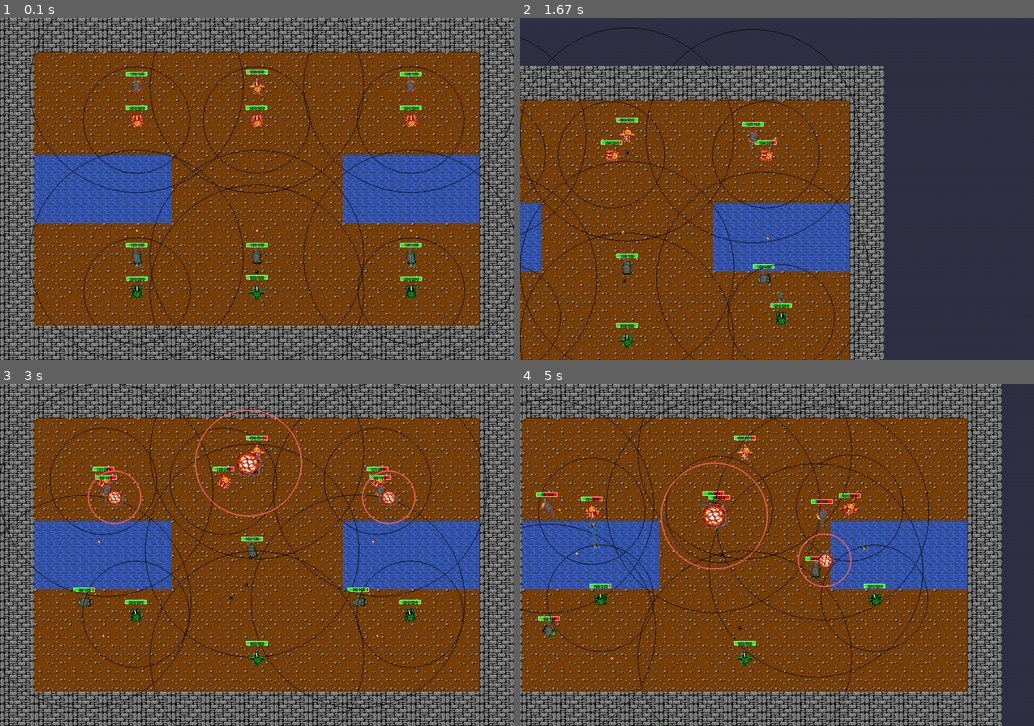
Above: before the commit, frames 1-4 (two rows, left to right).
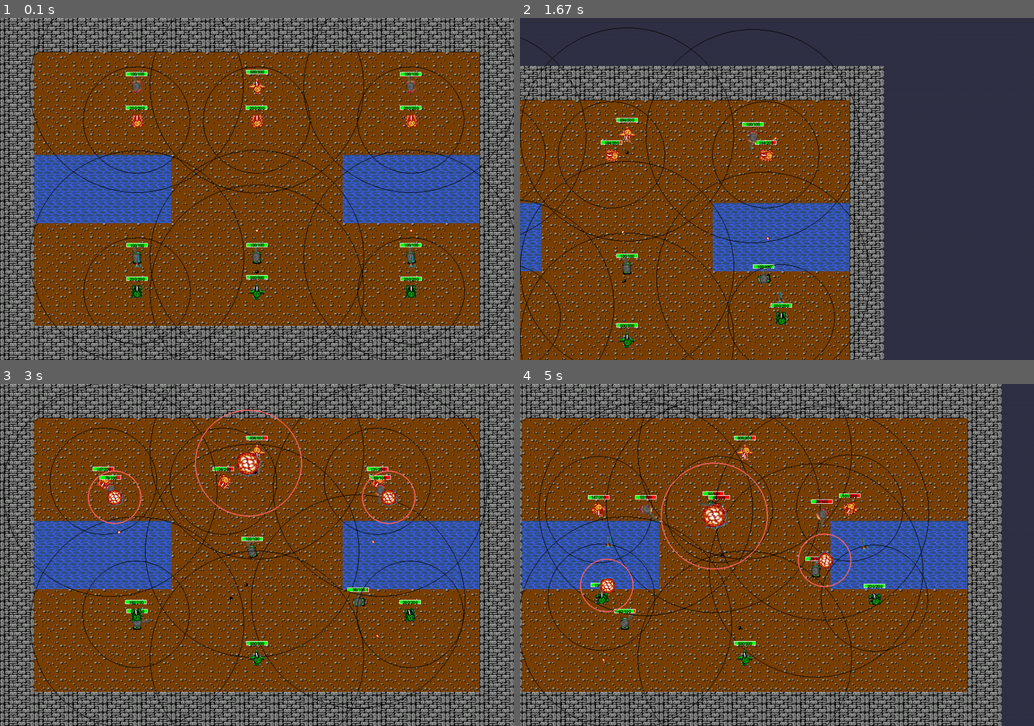
Above: after the commit, the same moments.

Repository: notwuyazui/Jackal
Game: pygame game, started from test.py
Same seed, same stepped clock (60 frames per second), same inputs: the game is played once before the commit and once after it.
Inputs (mouse positions are in pixels of both pictures, inside the frame that each line leads up to):
- Up to frame 1 (0.1 s): no input
- Up to frame 2 (1.67 s): hold Right 0.33-0.8 s; move the mouse to (756, 202) at 0.37 s; hold Up 0.83-1.13 s; move the mouse to (941, 178) at 0.87 s; hold Right 1.17-1.63 s; move the mouse to (653, 192) at 1.2 s
- Up to frame 3 (3 s): hold Left 1.67-2.2 s; move the mouse to (97, 503) at 1.7 s; hold Down 2.23-2.53 s; move the mouse to (334, 435) at 2.27 s; hold Left 2.57-2.97 s; move the mouse to (318, 585) at 2.6 s
- Up to frame 4 (5 s): hold Up 3-3.37 s; move the mouse to (787, 438) at 3.03 s; hold Right 3.4-4.03 s; move the mouse to (591, 544) at 3.43 s; hold Down 4.07-4.43 s; move the mouse to (782, 589) at 4.1 s; hold Left 4.47-4.93 s; move the mouse to (761, 496) at 4.5 s; hold Right from 4.97 s (still down)

The runs differ from the first frame. In frame 1, 0.4% of the frame differs, in the area x 5-48%, y 38-100%; in frame 2, 0.2%; in frame 3, 1.4%; in frame 4, 2.5%, in the area x 0-46%, y 4-100%.

Commit message:
添加了单位之间的通讯机制，通过变量调整是否自动通讯。目前尚未验证算法可行性，本次提交主要用于文件转移。

Diff:
--- a/Bullet/HeavyShell/HeavyShell.py
+++ b/Bullet/HeavyShell/HeavyShell.py
@@ -1,5 +1,5 @@
 '''
-    普通炮弹
+    重型炮弹，拥有4.0倍的伤害，对重甲单位伤害较高，速度很慢，射程很长，冷却时间较长，大范围爆炸，爆炸伤害为一半
 '''
 from Bullet.BaseBullet import BaseBullet
 from typing import Tuple
--- a/Bullet/NormalShell/NormalShell.py
+++ b/Bullet/NormalShell/NormalShell.py
@@ -1,5 +1,5 @@
 '''
-    普通炮弹
+    普通炮弹，拥有标准的伤害，对重甲单位伤害较低，速度一般，射程较短，冷却时间较短，不会爆炸
 '''
 from Bullet.BaseBullet import BaseBullet
 from typing import Tuple
--- a/Bullet/RocketShell/RocketShell.py
+++ b/Bullet/RocketShell/RocketShell.py
@@ -1,5 +1,5 @@
 '''
-    火箭弹
+    火箭弹，拥有1.5倍的伤害，对重甲单位伤害较高，速度较快，射程一般，冷却时间一般，小范围爆炸，爆炸伤害为一半
 '''
 
 import pygame
--- a/GameManager.py
+++ b/GameManager.py
@@ -94,6 +94,18 @@
         if action.fire: self.set_unit_fire(unit_id)
         if action.switch_ammo: self.set_unit_switch_ammo(unit_id)
 
+    def set_unit_communicate_to(self, unit_id, target_unit_id):
+        self.unit_manager.get_unit_by_id(unit_id).set_communicate_to(target_unit_id)
+
+    def set_unit_broadcast(self, unit_id):
+        self.unit_manager.get_unit_by_id(unit_id).broadcast()
+
+    def set_unit_receive_from(self, unit_id, source_unit_id):
+        self.unit_manager.get_unit_by_id(unit_id).receive_from(source_unit_id)
+
+    def set_unit_broadcast_receive(self, unit_id):
+        self.unit_manager.get_unit_by_id(unit_id).broadcast_receive()
+
     def add_unit(self, unit):
         self.unit_manager.add_unit(unit, self.bullet_manager, self.game_map)
 
--- a/GameMode.py
+++ b/GameMode.py
@@ -16,4 +16,6 @@
 
 BULLET_INFO_TEXT = False            # 增加子弹发射和移除时的文本提示
 ENEMY_STATE_TEXT = False            # 增加敌方坦克状态信息文本提示
-UNIT_RECORD_TEXT = True            # 单位记录文本
+UNIT_RECORD_TEXT = True             # 单位记录文本
+
+AUTO_COMMUNICATE = True             # 自动通信
--- a/Unit/Archie/Archie.py
+++ b/Unit/Archie/Archie.py
@@ -26,6 +26,7 @@
         self.turret_angular_speed_rate = 0.5
         self.max_health_rate = 2.0
         self.sight_range = 100
+        self.communication_range = 100
         self.armor_type = ArmorType.MEDIUM                                                        # 护甲类型
         self.ammunition_types = ['rocket_shell']                                                # 单位拥有弹种
         self.ammo_switch_time =  UNIT_AMMO_SWITCH_TIME                                          # 单位切换弹种时间
@@ -43,6 +44,7 @@
                          turret_angular_speed_rate=self.turret_angular_speed_rate,
                          max_health_rate=self.max_health_rate,
                          sight_range=self.sight_range,
+                         communication_range=self.communication_range,
                          armor_type=self.armor_type,
                          ammunition_types=self.ammunition_types,
                          ammo_switch_time=self.ammo_switch_time)
--- a/Unit/BaseUnit.py
+++ b/Unit/BaseUnit.py
@@ -21,6 +21,7 @@
                  turret_angular_speed_rate=INF,
                  max_health_rate=1.0,
                  sight_range=INF,
+                 communication_range=INF,
                  armor_type=ArmorType.NONE,
                  ammunition_types=[],
                  ammo_switch_time=UNIT_AMMO_SWITCH_TIME):
@@ -55,6 +56,7 @@
         self.turret_angular_speed = UNIT_TURRET_ANGULAR_SPEED * self.turret_angular_speed_rate  # 炮塔转动角速度
         self.max_health = UNIT_HEALTH * self.max_health_rate                                    # 最大生命值
         self.sight_range = sight_range                                                          # 视野范围
+        self.communication_range = communication_range                                     # 通信范围, 此值应小于等于视野范围
 
         # 视野
         from Map.Map import GameMap
@@ -380,6 +382,120 @@
             target_angle += 360
 
         self.turret_target_angle = target_angle
+
+    def _merge_visible_info_from(self, source_unit):
+        """
+        将源单位的可见单位和子弹合并到自己的可见信息中。
+        返回 (unit_added, bullet_added, map_added, any_added)
+        """
+        unit_added = False
+        bullet_added = False
+
+        # 合并可见单位
+        for other_unit in source_unit.visible_units.units:
+            if other_unit.id == self.id:
+                continue
+            if not any(u.id == other_unit.id for u in self.visible_units.units):
+                self.visible_units.units.append(other_unit)
+                unit_added = True
+
+        # 合并可见子弹
+        for bullet in source_unit.visible_bullets.bullets:
+            if not any(b.id == bullet.id for b in self.visible_bullets.bullets):
+                self.visible_bullets.bullets.append(bullet)
+                bullet_added = True
+
+        # 地图信息（目前所有单位共享同一地图对象，因此永远不会有新增）
+        map_added = False
+        any_added = unit_added or bullet_added or map_added
+        return unit_added, bullet_added, map_added, any_added
+
+    def communicate_to(self, target_unit):
+        """
+        向指定的友方单位单向发送自己的可见信息。
+        返回四个布尔值，表示目标单位是否因此获得了新的信息：(unit_added, bullet_added, map_added, any_added)
+        """
+        # 检查目标是否存活且可见且为友方
+        if not target_unit.is_alive or not target_unit.visible:
+            return False, False, False, False
+        if target_unit.team != self.team:
+            return False, False, False, False
+        # 检查距离是否在通讯范围内
+        dist = count_distance(self, target_unit)
+        if dist > self.communication_range:
+            return False, False, False, False
+
+        # 将自身信息合并到目标单位
+        return target_unit._merge_visible_info_from(self)
+
+    def broadcast(self, unit_manager):
+        """
+        向通讯范围内所有可见的友方单位广播自己的可见信息。
+        返回四个布尔值，表示本次广播是否有任何单位获得了新信息：(any_unit_added, any_bullet_added, any_map_added, any_added)
+        """
+        any_unit_added = False
+        any_bullet_added = False
+        any_map_added = False
+
+        for other in unit_manager.units:
+            if not other.is_alive or not other.visible:
+                continue
+            if other.team != self.team or other.id == self.id:
+                continue
+            dist = count_distance(self, other)
+            if dist <= self.communication_range:
+                unit_added, bullet_added, map_added, _ = other._merge_visible_info_from(self)
+                if unit_added:
+                    any_unit_added = True
+                if bullet_added:
+                    any_bullet_added = True
+                if map_added:
+                    any_map_added = True
+
+        any_added = any_unit_added or any_bullet_added or any_map_added
+        return any_unit_added, any_bullet_added, any_map_added, any_added
+
+    def receive_from(self, source_unit):
+        """
+        从指定的友方单位接收信息（要求源单位在通讯范围内）。
+        返回四个布尔值，表示自己是否因此获得了新的信息：(unit_added, bullet_added, map_added, any_added)
+        """
+        if not source_unit.is_alive or not source_unit.visible:
+            return False, False, False, False
+        if source_unit.team != self.team:
+            return False, False, False, False
+        dist = count_distance(self, source_unit)
+        if dist > source_unit.communication_range:  # 使用源单位的通讯范围
+            return False, False, False, False
+
+        return self._merge_visible_info_from(source_unit)
+
+    def broadcast_receive(self, unit_manager):
+        """
+        检查所有可见的友方单位，如果自己在对方的通讯范围内，则从对方接收信息。
+        返回四个布尔值，表示自己是否因此获得了新的信息：(unit_added, bullet_added, map_added, any_added)
+        """
+        unit_added = False
+        bullet_added = False
+        map_added = False
+
+        for other in unit_manager.units:
+            if not other.is_alive or not other.visible:
+                continue
+            if other.team != self.team or other.id == self.id:
+                continue
+            dist = count_distance(self, other)
+            if dist <= other.communication_range:  # 检查自己是否在其他单位的通讯范围内
+                u_added, b_added, m_added, _ = self._merge_visible_info_from(other)
+                if u_added:
+                    unit_added = True
+                if b_added:
+                    bullet_added = True
+                if m_added:
+                    map_added = True
+
+        any_added = unit_added or bullet_added or map_added
+        return unit_added, bullet_added, map_added, any_added
 
     def get_info(self) -> dict:
         return {
--- a/Unit/Plane/Plane.py
+++ b/Unit/Plane/Plane.py
@@ -26,6 +26,7 @@
         self.turret_angular_speed_rate = 1.0
         self.max_health_rate = 5.0
         self.sight_range = 200
+        self.communication_range = 200
         self.armor_type = ArmorType.HEAVY                                                        # 护甲类型
         self.ammunition_types = ['heavy_shell']                                                      # 单位拥有弹种
         self.ammo_switch_time =  UNIT_AMMO_SWITCH_TIME                                          # 单位切换弹种时间
@@ -43,6 +44,7 @@
                          turret_angular_speed_rate=self.turret_angular_speed_rate,
                          max_health_rate=self.max_health_rate,
                          sight_range=self.sight_range,
+                         communication_range=self.communication_range,
                          armor_type=self.armor_type,
                          ammunition_types=self.ammunition_types,
                          ammo_switch_time=self.ammo_switch_time)
--- a/Unit/Tank/Tank.py
+++ b/Unit/Tank/Tank.py
@@ -25,6 +25,7 @@
         self.turret_angular_speed_rate = 1.0
         self.max_health_rate = 1.0
         self.sight_range = 200
+        self.communication_range = 200
         self.armor_type = ArmorType.LIGHT                                                        # 护甲类型
         self.ammunition_types = ['normal_shell','rocket_shell','heavy_shell']                                                      # 单位拥有弹种
         self.ammo_switch_time =  UNIT_AMMO_SWITCH_TIME                                          # 单位切换弹种时间
@@ -42,6 +43,7 @@
                          turret_angular_speed_rate=self.turret_angular_speed_rate,
                          max_health_rate=self.max_health_rate,
                          sight_range=self.sight_range,
+                         communication_range=self.communication_range,
                          armor_type=self.armor_type,
                          ammunition_types=self.ammunition_types,
                          ammo_switch_time=self.ammo_switch_time)
--- a/Unit/UnitManager.py
+++ b/Unit/UnitManager.py
@@ -29,6 +29,10 @@
         for unit in self.units:
             unit.update(delta_time, unit_manager, bullet_manager, game_map)
 
+        # 自动通信
+        if AUTO_COMMUNICATE:
+            self.auto_communicate()
+
         self.to_remove.clear()
         for unit in self.units:
             if not unit.is_alive:
@@ -37,6 +41,20 @@
         for unit in self.to_remove:
             # 移除对应的 AI
             self.enemy_ais = [ai for ai in self.enemy_ais if ai.unit != unit]
+
+    def auto_communicate(self):
+        """
+        自动通信：反复让所有存活单位广播自己的可见信息，直到一轮中没有任何单位获得新信息为止。
+        """
+        changed = True
+        while changed:
+            changed = False
+            # 收集当前所有存活单位（避免在迭代过程中列表变化）
+            alive_units = [u for u in self.units if u.is_alive]
+            for unit in alive_units:
+                _, _, _, any_added = unit.broadcast(self)
+                if any_added:
+                    changed = True
 
     def draw(self, surface, camera_offset, mouse_pos = None):
         for unit in self.units:
--- a/behavior.txt
+++ b/behavior.txt
@@ -13,3 +13,5 @@
     1. 解决绘制鼠标目标线
     2. 添加单位间通讯机制
     3. 添加河流地形
+    4. 训练的接口（PCControl -> AIControl）
+    5. 重写Map代码，计划改为由基础地块类衍生出不同类型的地块类，然后生成地图
--- a/test.py
+++ b/test.py
@@ -18,9 +18,10 @@
 def init_game():
     game_manager = GameManager()
     game_manager.set_test_map()
-    game_manager.add_player_tank(unit_id=0, position=(100,500), usingAI=False, visible=False)      # 添加一个玩家坦克
+    # game_manager.add_player_tank(unit_id=0, position=(100,500), usingAI=False, visible=False)      # 添加一个玩家坦克
 
-    game_manager.add_player_tank(unit_id=101, position = (256, 448), usingAI = True)
+    # game_manager.add_player_tank(unit_id=101, position = (256, 448), usingAI = True)
+    game_manager.add_player_tank(unit_id=0, position=(256, 448), usingAI=False, visible=True)      # 添加一个玩家坦克
     game_manager.add_player_tank(unit_id=102, position = (480, 448), usingAI = True)
     game_manager.add_player_tank(unit_id=103, position = (768, 448), usingAI = True)
     game_manager.add_player_archie(unit_id=104, position = (256, 512), usingAI = True)
